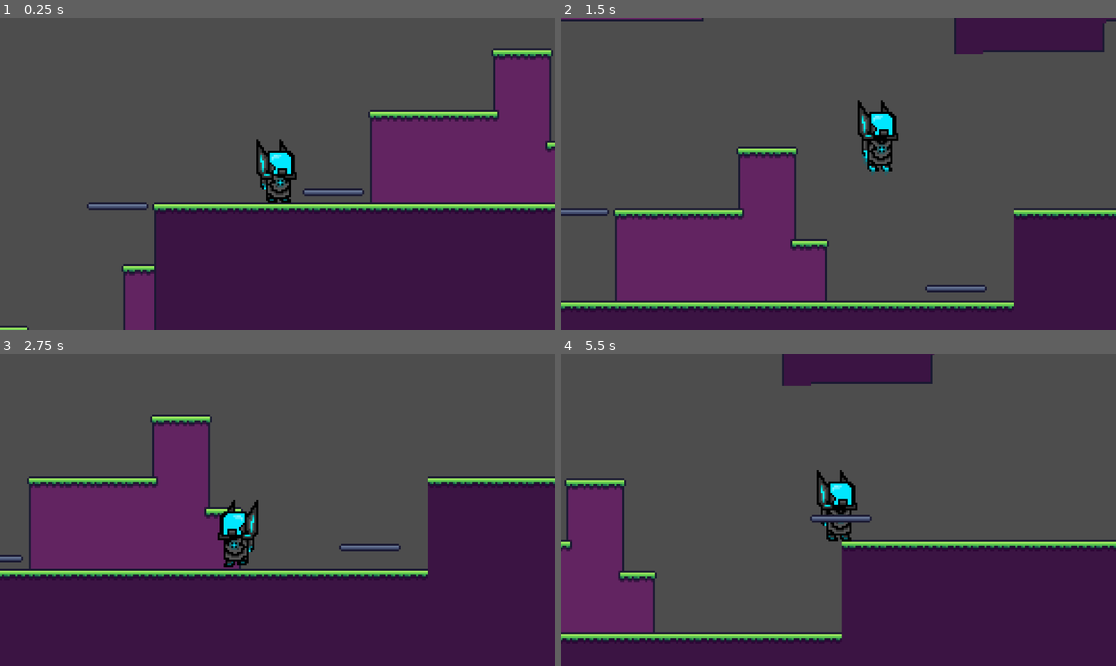
Above: before the commit, frames 1-4 (two rows, left to right).
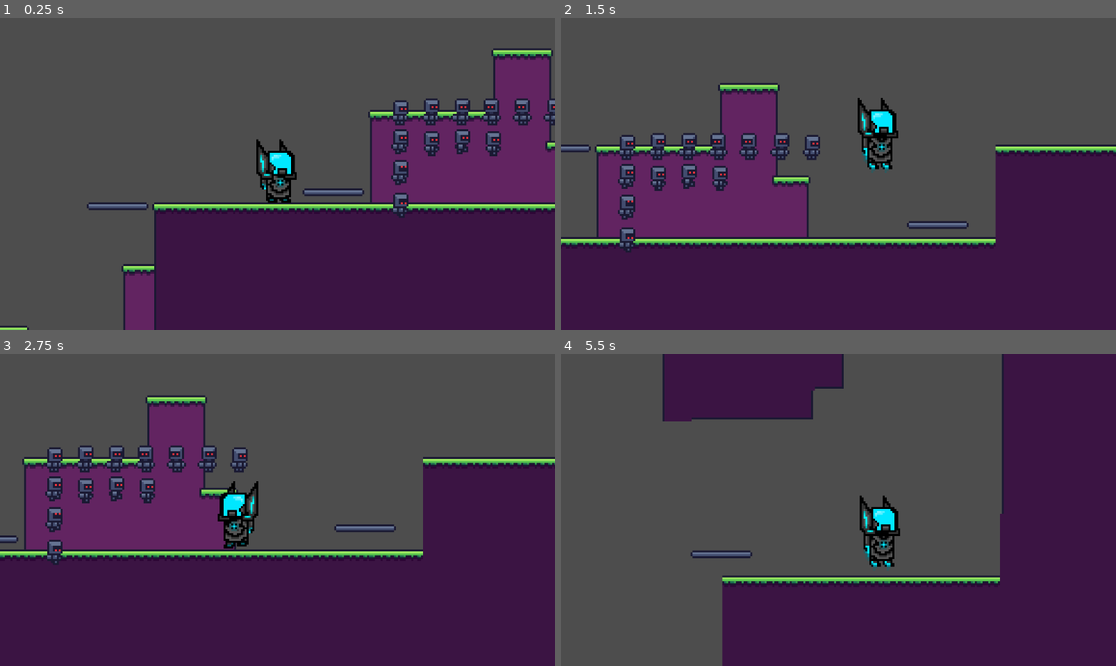
Above: after the commit, the same moments.

Repository: krit8624/Reclaimation
Game: Godot game, scene res://Assets/Scenes/Areas/area_1.tscn
The game is run twice, just before and just after one commit, with the same random seed, the same clock (stepped at 60 frames per second) and the same inputs. Before the commit the project starts from res://Assets/Scences/Areas/area_1.tscn.
Inputs:
- Up to frame 1 (0.25 s): no input
- Up to frame 2 (1.5 s): hold Space (jump) 0.53-1.28 s; hold D (move_right) from 0.53 s (still down); tap Shift (dash, bound only after the commit) at 0.6 s; tap Space (jump) at 1.35 s
- Up to frame 3 (2.75 s): tap Space (jump) at 1.52, 1.82 s; tap Shift (dash, bound only after the commit) at 1.55, 2.1 s; release D (move_right) at 2.03 s; hold A (move_left) from 2.03 s (still down); hold Space (jump) from 2.03 s (still down)
- Up to frame 4 (5.5 s): release A (move_left) at 2.78 s; release Space (jump) at 2.78 s; hold D (move_right) 2.78-4.28 s; tap Shift (dash, bound only after the commit) at 2.85, 4.35, 5.1 s; tap Space (jump) at 3.02, 3.32, 4.52, 4.82 s; hold Space (jump) 3.53-4.28 s; hold A (move_left) 4.28-5.03 s; hold D (move_right) from 5.03 s (still down); hold Space (jump) from 5.03 s (still down)

The runs differ from the first frame. In frame 1, 2.3% of the frame differs, in the area x 70-100%, y 25-64%; in frame 2, 39%; in frame 3, 17%; in frame 4, 40%, in the area x 0-100%, y 0-100%.

Commit message:
ComeBackMation
waaaaaaaaaaaaaaaaaaaaa

Diff:
--- a/Assets/Scences/Areas/area_1.tscn
+++ b/Assets/Scenes/Areas/area_1.tscn
@@ -1,8 +1,9 @@
-[gd_scene load_steps=9 format=3 uid="uid://crtquv3vdvtqc"]
+[gd_scene load_steps=10 format=3 uid="uid://crtquv3vdvtqc"]
 
 [ext_resource type="Texture2D" uid="uid://cr5qfaa6q02th" path="res://Assets/Sprites/tiles_1.png" id="1_fpyp4"]
-[ext_resource type="PackedScene" uid="uid://c1r67ivc4bvxu" path="res://Assets/Scences/player.tscn" id="2_o7m1l"]
-[ext_resource type="PackedScene" uid="uid://dghav8sksla1s" path="res://Assets/Scences/mvoing_platform_large.tscn" id="3_kfxim"]
+[ext_resource type="PackedScene" uid="uid://c1r67ivc4bvxu" path="res://Assets/Scenes/player.tscn" id="2_o7m1l"]
+[ext_resource type="PackedScene" uid="uid://dghav8sksla1s" path="res://Assets/Scenes/moving_platform_large.tscn" id="3_kfxim"]
+[ext_resource type="PackedScene" path="res://Assets/Scenes/enemy.tscn" id="4_enm1"]
 
 [sub_resource type="TileSetAtlasSource" id="TileSetAtlasSource_woxko"]
 texture = ExtResource("1_fpyp4")
@@ -356,3 +357,6 @@
 position = Vector2(212, 11)
 curve = SubResource("Curve2D_c7ian")
 path_time = 15.0
+
+[node name="Enemy" parent="." instance=ExtResource("4_enm1")]
+position = Vector2(100, -7)
--- /dev/null
+++ b/Assets/Scenes/enemy.tscn
@@ -0,0 +1,20 @@
+[gd_scene load_steps=4 format=3]
+
+[ext_resource type="Script" path="res://Assets/Scripts/enemy.gd" id="1_enm"]
+[ext_resource type="Texture2D" uid="uid://bct1bwmkl8506" path="res://Assets/Sprites/enemy_1.png" id="2_enm"]
+
+[sub_resource type="RectangleShape2D" id="RectangleShape2D_enm"]
+size = Vector2(100, 56)
+
+[node name="Enemy" type="Area2D"]
+collision_layer = 2
+collision_mask = 1
+script = ExtResource("1_enm")
+
+[node name="Sprite2D" type="Sprite2D" parent="."]
+texture = ExtResource("2_enm")
+
+[node name="CollisionShape2D" type="CollisionShape2D" parent="."]
+shape = SubResource("RectangleShape2D_enm")
+
+[connection signal="body_entered" from="." to="." method="_on_body_entered"]
--- a/Assets/Scences/mvoing_platform_large.tscn
+++ b/Assets/Scenes/moving_platform_large.tscn
@@ -1,7 +1,7 @@
 [gd_scene load_steps=5 format=3 uid="uid://dghav8sksla1s"]
 
 [ext_resource type="Texture2D" uid="uid://c1btshrwyhab3" path="res://Assets/Sprites/platform1_large.png" id="1_mftel"]
-[ext_resource type="Script" uid="uid://ms6hg0ssqnpe" path="res://Assets/Scripts/mvoing_platform.gd" id="1_sjaol"]
+[ext_resource type="Script" uid="uid://ms6hg0ssqnpe" path="res://Assets/Scripts/moving_platform.gd" id="1_sjaol"]
 
 [sub_resource type="Curve2D" id="Curve2D_n5s1r"]
 resource_local_to_scene = true
@@ -13,12 +13,12 @@
 [sub_resource type="RectangleShape2D" id="RectangleShape2D_sjaol"]
 size = Vector2(32, 4)
 
-[node name="MovingPlatformLarge" type="Path2D" node_paths=PackedStringArray("path_follow_2D")]
+[node name="MovingPlatformLarge" type="Path2D" node_paths=PackedStringArray("path_follow_2d")]
 curve = SubResource("Curve2D_n5s1r")
 script = ExtResource("1_sjaol")
-ease = 2
-transition = 3
-path_follow_2D = NodePath("PathFollow2D")
+ease_type = 2
+transition_type = 3
+path_follow_2d = NodePath("PathFollow2D")
 
 [node name="PathFollow2D" type="PathFollow2D" parent="."]
 rotates = false
--- a/Assets/Scences/player.tscn
+++ b/Assets/Scenes/player.tscn
@@ -35,10 +35,6 @@
 [sub_resource type="AtlasTexture" id="AtlasTexture_2e3wt"]
 atlas = ExtResource("3_dqmen")
 region = Rect2(288, 0, 48, 48)
-
-[sub_resource type="AtlasTexture" id="AtlasTexture_kavc6"]
-atlas = ExtResource("3_dqmen")
-region = Rect2(0, 96, 48, 48)
 
 [sub_resource type="AtlasTexture" id="AtlasTexture_g1qxy"]
 atlas = ExtResource("3_dqmen")
@@ -94,7 +90,7 @@
 }, {
 "frames": [{
 "duration": 1.0,
-"texture": SubResource("AtlasTexture_kavc6")
+"texture": SubResource("AtlasTexture_66c7s")
 }],
 "loop": true,
 "name": &"jump",
--- /dev/null
+++ b/Assets/Scripts/enemy.gd
@@ -0,0 +1,15 @@
+extends Area2D
+class_name Enemy
+
+signal player_entered(player: PlayerController)
+
+@export var damage := 1
+@export var active := true
+
+
+func _on_body_entered(body: Node2D) -> void:
+	if not active or not body is PlayerController:
+		return
+	player_entered.emit(body)
+	if body.has_method("take_damage"):
+		body.take_damage(damage)
--- /dev/null
+++ b/Assets/Scripts/moving_platform.gd
@@ -0,0 +1,19 @@
+extends Path2D
+class_name MovingPlatform
+
+@export var path_time := 1.0
+@export var looping := false
+@export var ease_type: Tween.EaseType
+@export var transition_type: Tween.TransitionType
+@export var path_follow_2d: PathFollow2D
+
+
+func _ready() -> void:
+	_start_tween()
+
+
+func _start_tween() -> void:
+	var return_time := 0.0 if looping else path_time
+	var tween := create_tween().set_loops()
+	tween.tween_property(path_follow_2d, "progress_ratio", 1.0, path_time).set_ease(ease_type).set_trans(transition_type)
+	tween.tween_property(path_follow_2d, "progress_ratio", 0.0, return_time).set_ease(ease_type).set_trans(transition_type)
--- a/Assets/Scripts/mvoing_platform.gd
+++ /dev/null
@@ -1,20 +0,0 @@
-extends Path2D
-class_name MovingPlatform
-
-@export var path_time = 1.0
-@export var looping = false
-@export var ease : Tween.EaseType
-@export var transition : Tween.TransitionType
-@export var path_follow_2D : PathFollow2D
-
-func _ready():
-	move_tween()
-
-
-func move_tween():
-	var tween = get_tree().create_tween().set_loops()
-	tween.tween_property(path_follow_2D, "progress_ratio", 1.0, path_time).set_ease(ease).set_trans(transition)
-	if !looping:
-		tween.tween_property(path_follow_2D, "progress_ratio", 0.0, path_time).set_ease(ease).set_trans(transition)
-	else:
-		tween.tween_property(path_follow_2D, "progress_ratio", 0.0, 0.0).set_ease(ease).set_trans(transition)
--- a/Assets/Scripts/player_animator.gd
+++ b/Assets/Scripts/player_animator.gd
@@ -1,21 +1,57 @@
 extends Node2D
 
-@export var player_controller : PlayerController
+@export var player_controller: PlayerController
+@export var ghost_interval := 0.04
+@export var ghost_fade_time := 0.25
+@export var ghost_color := Color(1.0, 1.0, 1.0, 0.6)
 
-@onready var sprite = $AnimatedSprite2D
+@onready var sprite: AnimatedSprite2D = $AnimatedSprite2D
 
-func _process(delta):
+var _current_animation := &""
+var _ghost_timer := 0.0
 
-	if player_controller.direction == 1:
+
+func _physics_process(delta: float) -> void:
+	var direction := player_controller.direction
+	if direction > 0.0:
 		sprite.flip_h = false
-	elif player_controller.direction == -1:
+	elif direction < 0.0:
 		sprite.flip_h = true
 
-	if player_controller.velocity.y < 0.0:
-		sprite.play("jump")
-	elif player_controller.velocity.y > 0.0:
-		sprite.play("fall")
-	elif abs(player_controller.velocity.x) > 0.0:
-		sprite.play("move")
+	var velocity := player_controller.velocity
+	var animation := &"idle"
+	if velocity.y < 0.0:
+		animation = &"jump"
+	elif velocity.y > 0.0:
+		animation = &"fall"
+	elif velocity.x != 0.0:
+		animation = &"move"
+
+	if animation != _current_animation:
+		_current_animation = animation
+		sprite.play(animation)
+
+	if player_controller.is_dashing:
+		_ghost_timer -= delta
+		if _ghost_timer <= 0.0:
+			_ghost_timer = ghost_interval
+			_spawn_ghost()
 	else:
-		sprite.play("idle")
+		_ghost_timer = 0.0
+
+
+func _spawn_ghost() -> void:
+	var ghost := Sprite2D.new()
+	ghost.texture = sprite.sprite_frames.get_frame_texture(sprite.animation, sprite.frame)
+	ghost.flip_h = sprite.flip_h
+	ghost.offset = sprite.offset
+	ghost.modulate = ghost_color
+
+	var container := player_controller.get_parent()
+	container.add_child(ghost)
+	container.move_child(ghost, player_controller.get_index())
+	ghost.global_position = sprite.global_position
+
+	var tween := ghost.create_tween()
+	tween.tween_property(ghost, "modulate:a", 0.0, ghost_fade_time)
+	tween.tween_callback(ghost.queue_free)
--- a/Assets/Scripts/player_controller.gd
+++ b/Assets/Scripts/player_controller.gd
@@ -1,39 +1,75 @@
 extends CharacterBody2D
 class_name PlayerController
 
-@export var speed = 5.0
-@export var jump_power = 10.0
+signal damaged(amount: int)
 
-var speed_multiplier = 30.0
-var jump_multiplier = -30.0
-var direction = 0
-#const SPEED = 300.0
-#const JUMP_VELOCITY = -400.0
-func _input(event):
-	#jump
-	if event.is_action_pressed("jump") and is_on_floor():
-		velocity.y = jump_power * jump_multiplier
+const ONE_WAY_GROUND_LAYER := 10
+const SPEED_MULTIPLIER := 30.0
+const JUMP_MULTIPLIER := -30.0
 
-	if event.is_action_pressed("move_down"):
-		set_collision_mask_value(10, false)
-	else:
-		set_collision_mask_value(10, true)
+@export var speed := 5.0
+@export var jump_power := 10.0
+@export var dash_speed := 350.0
+@export var dash_duration := 0.15
+@export var dash_cooldown := 0.4
+@export var max_health := 3
+
+var direction := 0.0
+var is_dashing := false
+var health := 3
+
+var _facing := 1.0
+var _dash_direction := 0.0
+var _dash_timer := 0.0
+var _dash_cooldown_timer := 0.0
+
+
+func _ready() -> void:
+	health = max_health
+
+
+func take_damage(amount: int) -> void:
+	health = maxi(health - amount, 0)
+	damaged.emit(amount)
 
 
 func _physics_process(delta: float) -> void:
-	# Add the gravity.
+	_dash_cooldown_timer = maxf(_dash_cooldown_timer - delta, 0.0)
+
+	if Input.is_action_just_pressed("dash") and _dash_cooldown_timer <= 0.0:
+		_start_dash()
+
+	if is_dashing:
+		_dash_timer -= delta
+		if _dash_timer <= 0.0:
+			is_dashing = false
+		else:
+			velocity = Vector2(_dash_direction * dash_speed, 0.0)
+			direction = _dash_direction
+			move_and_slide()
+			return
+
 	if not is_on_floor():
 		velocity += get_gravity() * delta
 
-	# Handle jump.
+	if Input.is_action_just_pressed("jump") and is_on_floor():
+		velocity.y = jump_power * JUMP_MULTIPLIER
+
+	direction = Input.get_axis("move_left", "move_right")
+	var max_speed := speed * SPEED_MULTIPLIER
+	if direction:
+		_facing = signf(direction)
+		velocity.x = direction * max_speed
+	else:
+		velocity.x = move_toward(velocity.x, 0.0, max_speed)
+
+	set_collision_mask_value(ONE_WAY_GROUND_LAYER, not Input.is_action_pressed("move_down"))
+
+	move_and_slide()
 
 
-	# Get the input direction and handle the movement/deceleration.
-	# As good practice, you should replace UI actions with custom gameplay actions.
-	direction = Input.get_axis("move_left", "move_right")
-	if direction:
-		velocity.x = direction * speed * speed_multiplier
-	else:
-		velocity.x = move_toward(velocity.x, 0, speed * speed_multiplier)
-
-	move_and_slide()
+func _start_dash() -> void:
+	_dash_direction = direction if direction else _facing
+	_dash_timer = dash_duration
+	_dash_cooldown_timer = dash_duration + dash_cooldown
+	is_dashing = true
--- a/project.godot
+++ b/project.godot
@@ -37,10 +37,16 @@
 "events": [Object(InputEventKey,"resource_local_to_scene":false,"resource_name":"","device":-1,"window_id":0,"alt_press …(192 unchanged characters)…
 ]
 }
+dash={
+"deadzone": 0.2,
+"events": [Object(InputEventKey,"resource_local_to_scene":false,"resource_name":"","device":-1,"window_id":0,"alt_pressed":false,"shift_pressed":false,"ctrl_pressed":false,"meta_pressed":false,"pressed":false,"keycode":0,"physical_keycode":4194325,"key_label":0,"unicode":0,"location":0,"echo":false,"script":null)
+]
+}
 
 [layer_names]
 
 2d_physics/layer_1="player"
+2d_physics/layer_2="enemy"
 2d_physics/layer_9="ground"
 2d_physics/layer_10="one_way_ground"
 
Not shown: 1 places in Assets/Scenes/player.tscn that only renumber resources
Renamed: Assets/Scripts/mvoing_platform.gd.uid -> Assets/Scripts/moving_platform.gd.uid
